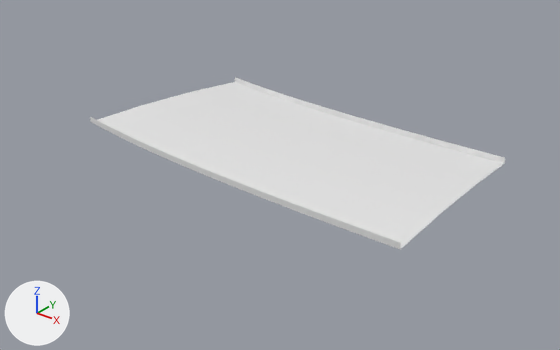
What one commit did to the glTF model public/assets/gen4/models/track-44.glb.
The view is the same before and after, from a 50 mm camera at (106.9, -291.4, 51.3) aimed at (34.4, -200.8, -4.9). Arrows for +X, +Y and +Z are at lower left; the lights stay in place. The older version comes first. Vertices at exactly the same position are counted once.

Names of what the first picture shows: 'track-44'.
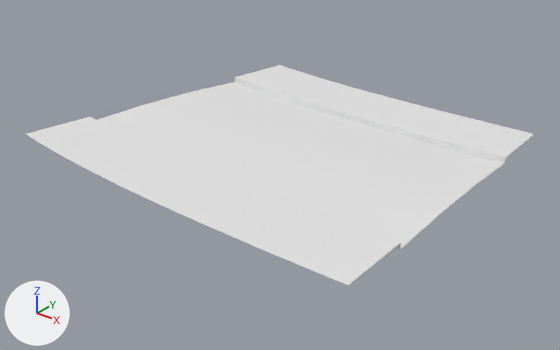
Edits to the scene script, one JSON object a line:
```json
{"block": "me_track_44", "where": "# used by ob_track_44; location = (0.0, 0.0, 0.0)"}
{"op": "remove", "block": "me_track_44", "code": "me_track_44.from_pydata(...)  # 819 vertices, 1488 faces; spans x 1.3..66.2, y -216.3..-180.8, z 0.1..1.2"}
{"op": "add", "block": "me_track_44", "code": "me_track_44.from_pydata(...)  # 945 vertices, 1736 faces; spans x -0.8..66.4, y -228.3..-169.0, z 0.1..1.2"}
{"block": "me_track_44", "change": "me_track_44 part 1"}
{"block": "me_track_44", "change": "21 vertices are added at x -0.8..44.5, y -228.3..-224.6, z 1.1"}
{"block": "me_track_44", "change": "8 new vertices lie (0.1, -12.0, 0.0) away from vertices in x 19.5..64.2, y -216.3..-215.1, z 1.1"}
{"block": "me_track_44", "change": "7 new vertices lie (-0.1, -12.0, 0.0) away from vertices in x 15.3..51.9, y -216.3..-214.7, z 1.1"}
{"block": "me_track_44", "change": "6 new vertices lie (0.0, -12.0, 0.0) away from vertices in x 17.4..56.0, y -216.3..-214.9, z 1.1"}
{"block": "me_track_44", "change": "6 new vertices lie (-0.5, -12.0, 0.0) away from vertices in x 7.8..36.4, y -216.1..-213.8, z 1.1"}
{"block": "me_track_44", "change": "5 new vertices lie (0.2, -12.0, 0.0) away from vertices in x 23.8..66.2, y -216.3..-215.4, z 1.1..1.2"}
{"block": "me_track_44", "change": "5 new vertices lie (-1.1, 0.0, 0.0) away from vertices in x 24.0..48.7, y -228.3..-227.4, z 1.1"}
{"block": "me_track_44", "change": "5 new vertices lie (-0.3, -12.0, 0.0) away from vertices in x 11.0..42.6, y -216.2..-214.2, z 1.1"}
{"block": "me_track_44", "change": "124 new faces join them"}
{"block": "me_track_44", "change": "me_track_44 part 2"}
{"block": "me_track_44", "change": "21 vertices are added at x 9.0..61.6, y -171.9..-169.0, z 1.1"}
{"block": "me_track_44", "change": "7 new vertices lie (-0.2, 12.0, 0.0) away from vertices in x 28.0..65.6, y -183.9..-183.2, z 1.1..1.2"}
{"block": "me_track_44", "change": "7 new vertices lie (0.0, 12.0, 0.0) away from vertices in x 25.2..56.8, y -183.9..-183.0, z 1.1"}
{"block": "me_track_44", "change": "6 new vertices lie (0.1, 12.0, 0.0) away from vertices in x 22.4..50.0, y -183.9..-182.8, z 1.1"}
{"block": "me_track_44", "change": "6 new vertices lie (0.9, 0.0, 0.0) away from vertices in x 22.5..56.8, y -171.9..-170.8, z 1.1"}
{"block": "me_track_44", "change": "6 new vertices lie (0.5, 12.0, 0.0) away from vertices in x 15.9..35.6, y -183.6..-182.1, z 1.1"}
{"block": "me_track_44", "change": "5 new vertices lie (0.2, 12.0, 0.0) away from vertices in x 21.4..46.1, y -183.9..-182.7, z 1.1"}
{"block": "me_track_44", "change": "5 new vertices lie (0.3, 12.0, 0.0) away from vertices in x 19.6..42.3, y -183.8..-182.5, z 1.1"}
{"block": "me_track_44", "change": "124 new faces join them"}
```

Pixel boxes [x1, y1, x2, y2] of what changed, in the pictures (560 x 350 px):
```json
{"object": "track-44", "change": "reshaped", "before": [90, 77, 505, 249], "after": [26, 65, 534, 285], "on screen": "22% wider, 28% taller"}
{"part": 1, "of": "me_track_44", "change": "added", "after": [26, 117, 400, 285]}
{"part": 2, "of": "me_track_44", "change": "added", "after": [236, 65, 534, 158]}
```
